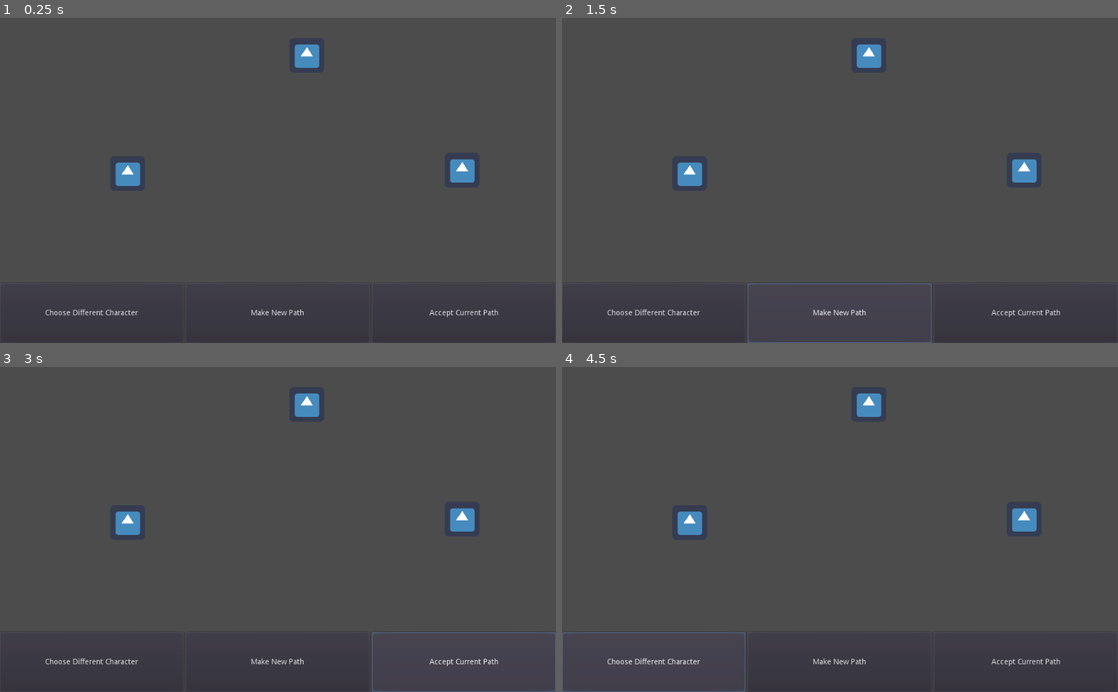
Above: before the commit, frames 1-4 (two rows, left to right).
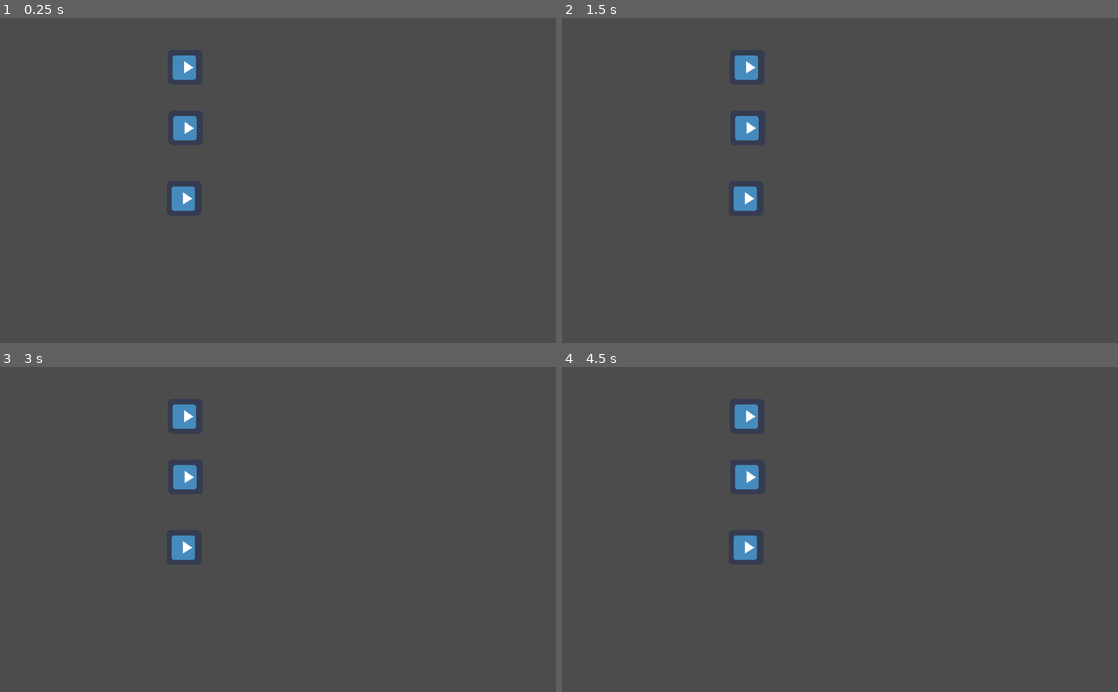
Above: after the commit, the same moments.

Repository: playerpeter1231/SimulTurn-Tactics
Game: Godot game, scene res://Scenes/MainScene.tscn
The game is run twice, just before and just after one commit, with the same random seed, the same clock (stepped at 60 frames per second) and the same inputs. The engine's default icon, where the game draws it, is replaced by a stand-in: a white triangle on a blue panel in a dark square.
Inputs (mouse positions are in pixels of both pictures, inside the frame that each line leads up to):
- Up to frame 1 (0.25 s): no input
- Up to frame 2 (1.5 s): click (656, 313) at 0.5 s, where only the run before the commit has a clickable "Choose Different Character"; click (840, 313) at 1.25 s, where only the run before the commit has a clickable "Make New Path"
- Up to frame 3 (3 s): click (278, 662) at 2 s, where only the run before the commit has a clickable "Make New Path"; click (461, 662) at 2.75 s, where only the run before the commit has a clickable "Accept Current Path"
- Up to frame 4 (4.5 s): click (1023, 662) at 3.5 s, where only the run before the commit has a clickable "Accept Current Path"; click (656, 662) at 4.25 s, where only the run before the commit has a clickable "Choose Different Character"

The runs differ from the first frame. In frame 1, 2.4% of the frame differs, in the area x 1-99%, y 8-100%; in frame 2, 2.5%; in frame 3, 2.5%; in frame 4, 2.5%, in the area x 0-99%, y 8-100%.
Error before the commit: Invalid call. Nonexistent function 'delete_line' in base 'Nil'. (res://Scripts/SceneController.gd:61)

Commit message:
Added ability to do multiple turns
Bug:
If you end the movement animation with your mouse over a cursor, it won't let you pick that character again until you move your mouse off and on again.

Diff:
--- a/Scenes/Character.tscn
+++ b/Scenes/Character.tscn
@@ -1,10 +1,14 @@
-[gd_scene load_steps=6 format=2]
+[gd_scene load_steps=7 format=2]
 
 [ext_resource path="res://Scripts/DragLine.gd" type="Script" id=1]
 [ext_resource path="res://Textures/icon.png" type="Texture" id=2]
 
 [sub_resource type="CircleShape2D" id=1]
 radius = 48.7647
+
+[sub_resource type="Curve" id=5]
+max_value = 10.0
+_data = [ Vector2( 0, 5 ), 0.0, 0.0, 0, 0, Vector2( 0.843478, 1.02041 ), 0.0, 0.0, 0, 0 ]
 
 [sub_resource type="Curve2D" id=2]
 _data = {
@@ -28,6 +32,13 @@
 [node name="CollisionShape2D" type="CollisionShape2D" parent="Cursor"]
 shape = SubResource( 1 )
 
+[node name="LastTurnTrail" type="Line2D" parent="."]
+width = 3.0
+width_curve = SubResource( 5 )
+default_color = Color( 0.972549, 0.34902, 0.333333, 1 )
+joint_mode = 2
+antialiased = true
+
 [node name="Character" type="Path2D" parent="."]
 curve = SubResource( 2 )
 
@@ -35,12 +46,13 @@
 loop = false
 lookahead = 20.0
 
-[node name="CharData" type="Area2D" parent="Character"]
+[node name="CharData" type="Area2D" parent="Character/PathFollow2D"]
+rotation = 1.5708
 
-[node name="Sprite" type="Sprite" parent="Character/CharData"]
+[node name="Sprite" type="Sprite" parent="Character/PathFollow2D/CharData"]
 texture = ExtResource( 2 )
 
-[node name="CollisionShape2D" type="CollisionShape2D" parent="Character/CharData"]
+[node name="CollisionShape2D" type="CollisionShape2D" parent="Character/PathFollow2D/CharData"]
 position = Vector2( 0, 0.5 )
 shape = SubResource( 3 )
 
--- a/Scenes/MainScene.tscn
+++ b/Scenes/MainScene.tscn
@@ -12,16 +12,41 @@
 "_edit_use_anchors_": false
 }
 
-[node name="Character1" parent="." instance=ExtResource( 1 )]
-position = Vector2( 235, 287 )
+[node name="Character1" parent="." groups=["Characters"] instance=ExtResource( 1 )]
+position = Vector2( 341, 91 )
+max_length = 250
 
-[node name="Character2" parent="." instance=ExtResource( 1 )]
-position = Vector2( 565, 69 )
+[node name="Character2" parent="." groups=["Characters"] instance=ExtResource( 1 )]
+position = Vector2( 342, 203 )
+max_length = 250
 
-[node name="Character3" parent="." instance=ExtResource( 1 )]
-position = Vector2( 851, 281 )
+[node name="Character3" parent="." groups=["Characters"] instance=ExtResource( 1 )]
+position = Vector2( 339, 333 )
+max_length = 250
+
+[node name="EndTurn" type="AspectRatioContainer" parent="."]
+visible = false
+anchor_top = 0.85
+anchor_right = 1.0
+anchor_bottom = 1.0
+margin_top = -20.0
+ratio = 2.0
+__meta__ = {
+"_edit_group_": true,
+"_edit_use_anchors_": false
+}
+
+[node name="EndTurnButton" type="Button" parent="EndTurn"]
+margin_left = 402.0
+margin_right = 622.0
+margin_bottom = 110.0
+text = "End Turn"
+__meta__ = {
+"_edit_use_anchors_": false
+}
 
 [node name="AcceptPathMenu" type="HBoxContainer" parent="."]
+visible = false
 anchor_top = 0.85
 anchor_right = 1.0
 anchor_bottom = 1.0
@@ -57,6 +82,7 @@
 [connection signal="mouse_entered" from="Character1" to="." method="_on_Character1_mouse_entered"]
 [connection signal="mouse_entered" from="Character2" to="." method="_on_Character2_mouse_entered"]
 [connection signal="mouse_entered" from="Character3" to="." method="_on_Character3_mouse_entered"]
+[connection signal="button_up" from="EndTurn/EndTurnButton" to="." method="_on_EndTurnButton_button_up"]
 [connection signal="button_up" from="AcceptPathMenu/ChooseChar" to="." method="_on_ChooseChar_button_up"]
 [connection signal="button_up" from="AcceptPathMenu/NewPath" to="." method="_on_NewPath_button_up"]
 [connection signal="button_up" from="AcceptPathMenu/AcceptPath" to="." method="_on_AcceptPath_button_up"]
--- a/Scripts/DragLine.gd
+++ b/Scripts/DragLine.gd
@@ -7,8 +7,8 @@
 # How long to wait before adding new point to reduce cpu load
 export var step_length = 10
 var line_length = 0
-onready var first_pos = get_global_position()
-var last_point
+var first_pos
+var last_point = Vector2(0,0)
 var is_hovered = false
 
 
@@ -25,7 +25,7 @@
 onready var path_node = get_node(path2d_node_location)
 export(NodePath) var followpath_node_location = "Character/PathFollow2D"
 onready var follow_node = get_node(followpath_node_location)
-export(float) var char_speed = 50
+export(float) var char_speed = 150
 
 
 func init_player_line():
@@ -34,22 +34,31 @@
 	update()
 
 #	Initiate line
-	clear_points()
-	last_point = Vector2(0,0)
+	first_pos = get_global_position()
+	#print("last point @ init_player_line(), ", last_point)
 	add_point(last_point)
-	$Cursor.position = last_point
-	$Character.position = last_point
+
+	#$Cursor.position = last_point
+	#$Character.position = last_point
+	#print("Cursor location @ init_player_line() ", $Cursor.position)
+	#print("Character location @ init_player_line() ", $Character.position)
 	line_length = 0
+
+	if path_node.curve:
+		path_node.curve = Curve2D.new()
 
 
 func init_path():
 	var curve2d = Curve2D.new()
+	follow_node.unit_offset = 0
+	follow_node.offset = 0
 
 	for i in points.size():
 		#print("Adding, ", points[i])
 		curve2d.add_point(points[i])
 
 	path_node.curve = curve2d
+	add_to_group("MovingCharacters")
 
 
 # Calculates points to draw char path and updates the draw function
@@ -96,22 +105,30 @@
 
 				# Set last_point to be called in DrawRange as circle origin
 				last_point = relative_pos
+				#print("Last point in calc, ", last_point)
+
+# Transition line to showing previous move instead of current
+func finish_line():
+	if points:
+		$LastTurnTrail.points = points
+		clear_points()
 
 
 func delete_line():
-	clear_points()
-	last_point = Vector2(0,0)
-	add_point(last_point)
 	$Cursor.position = last_point
 	$Character.position = last_point
 	curr_color = "00ffffff"
 
 
 func follow_path(delta):
-	print("Offset, ", follow_node.offset)
-	follow_node.set_offset(follow_node.get_offset() + char_speed * delta)
-
-	$Character/CharData.position = follow_node.position
+	if path_node.curve:
+		#print("Unit_offset @ moving, ", follow_node.unit_offset)
+		if follow_node.unit_offset != 1:
+			follow_node.offset += char_speed * delta
+		else:
+			#print("Character is done moving")
+			remove_from_group("MovingCharacters")
+		#$Character/PathFollow2D/CharData.position = follow_node.position
 
 func _draw():
 	if is_active:
@@ -130,4 +147,5 @@
 
 
 func _on_Cursor_mouse_exited():
+	print("Cursor is false")
 	is_hovered = false
--- a/Scripts/SceneController.gd
+++ b/Scripts/SceneController.gd
@@ -3,26 +3,27 @@
 
 # sstates short for Simple_States
 enum sstates {
-	NOTHING_PRESSED, # For when there is no option chosen
+	CHOOSING_CHAR, # For when there is no option chosen
 	CHOOSING_PATH, # For when player is choosing character path
 	ACCEPTING_PATH, # For when the player is accepting path
 	WATCH_PATHS,
 }
-var curr_state = sstates.NOTHING_PRESSED
+export(sstates) var curr_state = sstates.CHOOSING_CHAR
 
+onready var all_characters = get_tree().get_nodes_in_group("Characters")
 var curr_char = null
 
-func _process(delta):
+
+func _process(_delta):
 	match curr_state:
-		sstates.NOTHING_PRESSED:
+		sstates.CHOOSING_CHAR:
 			if Input.is_action_just_released("click") and curr_char:
 				curr_char.init_player_line()
 				curr_state = sstates.CHOOSING_PATH
 
 			if Input.is_action_just_pressed("open_menu"):
-				$Character1.init_path()
-				print("Currently watching paths")
-				curr_state = sstates.WATCH_PATHS
+				get_tree().reload_current_scene()
+
 		sstates.CHOOSING_PATH:
 			curr_char.draw_player_line()
 
@@ -30,18 +31,35 @@
 				curr_char.is_drawing = false
 				curr_state = sstates.ACCEPTING_PATH
 
-			if Input.is_action_just_pressed("open_menu"):
-				get_tree().reload_current_scene()
+
 
 		sstates.ACCEPTING_PATH:
 			$AcceptPathMenu.visible = true
 
 		sstates.WATCH_PATHS:
-			$Character1.follow_path(delta)
+			# Bulk of option is in _physics_process
+			pass
+
+
+func _physics_process(delta):
+	var characters = get_tree().get_nodes_in_group("MovingCharacters")
+	if curr_state == sstates.WATCH_PATHS:
+		for chara in characters:
+			chara.follow_path(delta)
+
+		if not characters:
+			print("Resetting chars for next turn")
+			reset_chars()
+			curr_state = sstates.CHOOSING_CHAR
+
+# Resets characters to have full ranges and new relative positions
+func reset_chars():
+	for chara in all_characters:
+		chara.finish_line()
 
 
 func handle_choice(character):
-	if curr_state == sstates.NOTHING_PRESSED:
+	if curr_state == sstates.CHOOSING_CHAR:
 		curr_char = character
 
 
@@ -60,15 +78,27 @@
 func _on_ChooseChar_button_up():
 	curr_char.delete_line()
 	curr_char = null
-	curr_state = sstates.NOTHING_PRESSED
+	curr_state = sstates.CHOOSING_CHAR
+	$AcceptPathMenu.visible = false
 
 
 func _on_NewPath_button_up():
-	curr_char.init_path()
+	curr_char.init_player_line()
 	curr_state = sstates.CHOOSING_PATH
 	$AcceptPathMenu.visible = false
 
 
 func _on_AcceptPath_button_up():
+	curr_char.add_to_group("MovingCharacters")
 	curr_char = null
-	curr_state = sstates.NOTHING_PRESSED
+	curr_state = sstates.CHOOSING_CHAR
+	$AcceptPathMenu.visible = false
+	$EndTurn.visible = true
+
+
+func _on_EndTurnButton_button_up():
+	var characters = get_tree().get_nodes_in_group("MovingCharacters")
+	for chara in characters:
+		chara.init_path()
+		curr_state = sstates.WATCH_PATHS
+	$EndTurn.visible = false
Not shown, added: export_presets.cfg
